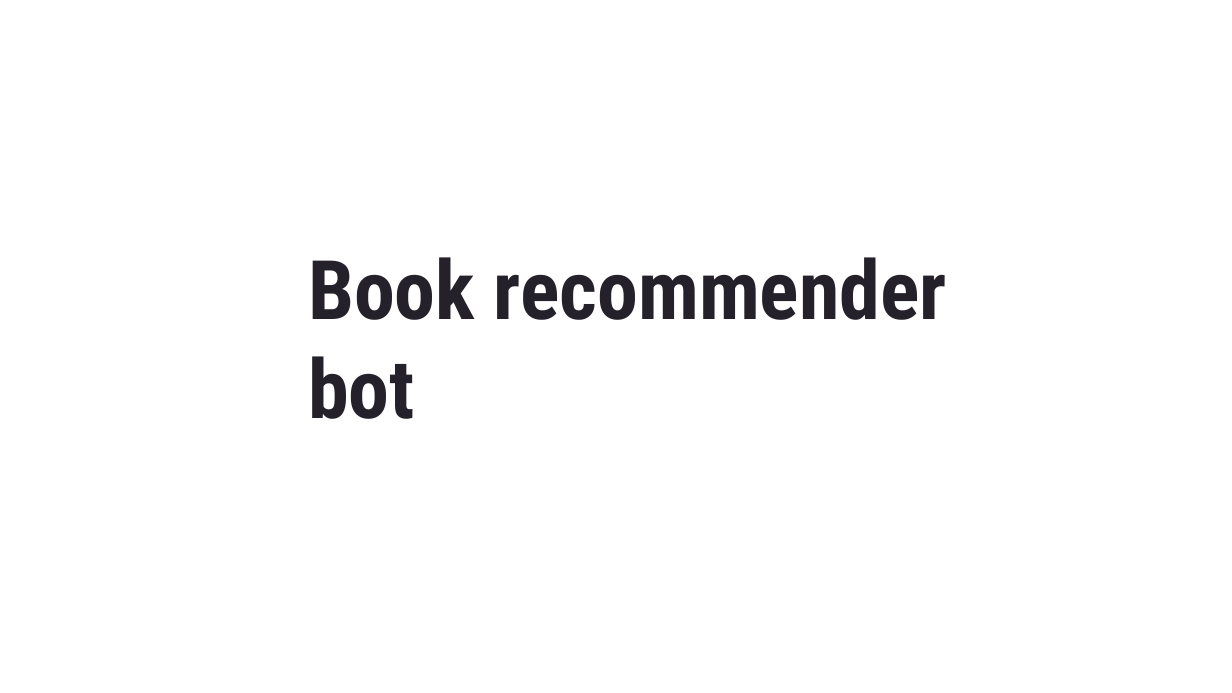
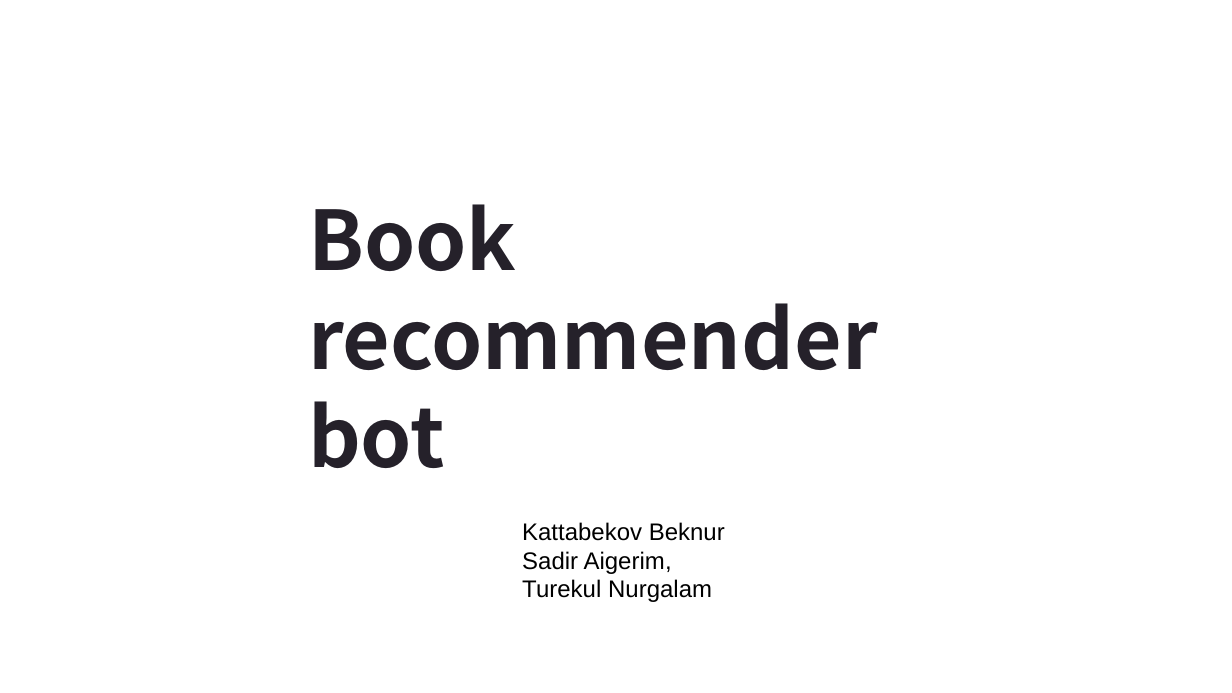
Before and after one commit to KattabekovBeknur/ML_labs, a slide deck: slide 1 of Quintus · SlidesCarnival.pptx. Drawn at 1232x693 pixels with LibreOffice and Linux fonts; fonts in the diff are those of the drawing; background and template pictures are left out. Boxes give left, top, right and bottom in pixels: in the first picture for what was removed or moved away, otherwise in the second. Text is boxed around its words. In the diff, an @@ line names an element or a change of style, - is before the commit and + after.

```diff
--- a/Quintus · SlidesCarnival.pptx
+++ b/Quintus · SlidesCarnival.pptx
@@ title "Book recommender bot" at (308,204,878,468): font Roboto Condensed to Noto Sans CJK SC @@
@@ text added at (522,522,725,541), 14 pt, text #000000 @@
+Kattabekov Beknur
@@ text added at (522,551,712,602), 14 pt, text #000000 @@
+Sadir Aigerim,
+Turekul Nurgalam
```
Also in this commit, not shown: 5 other slides changed, 9 slides added, 1 slide removed, 2 other files.
